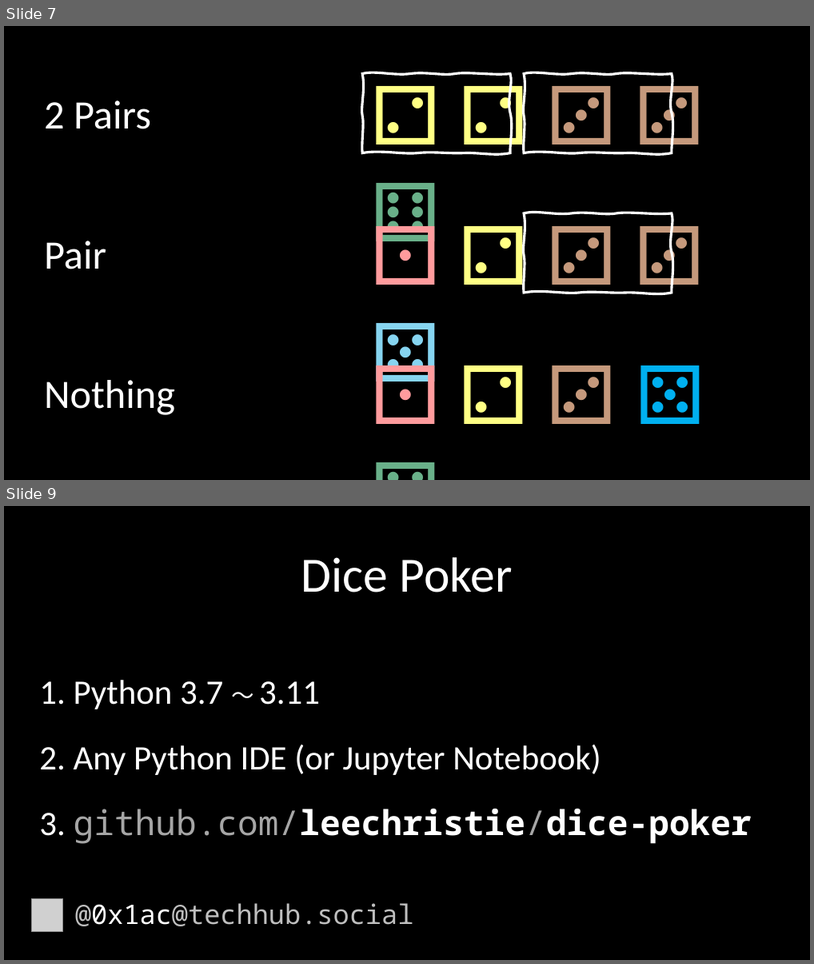
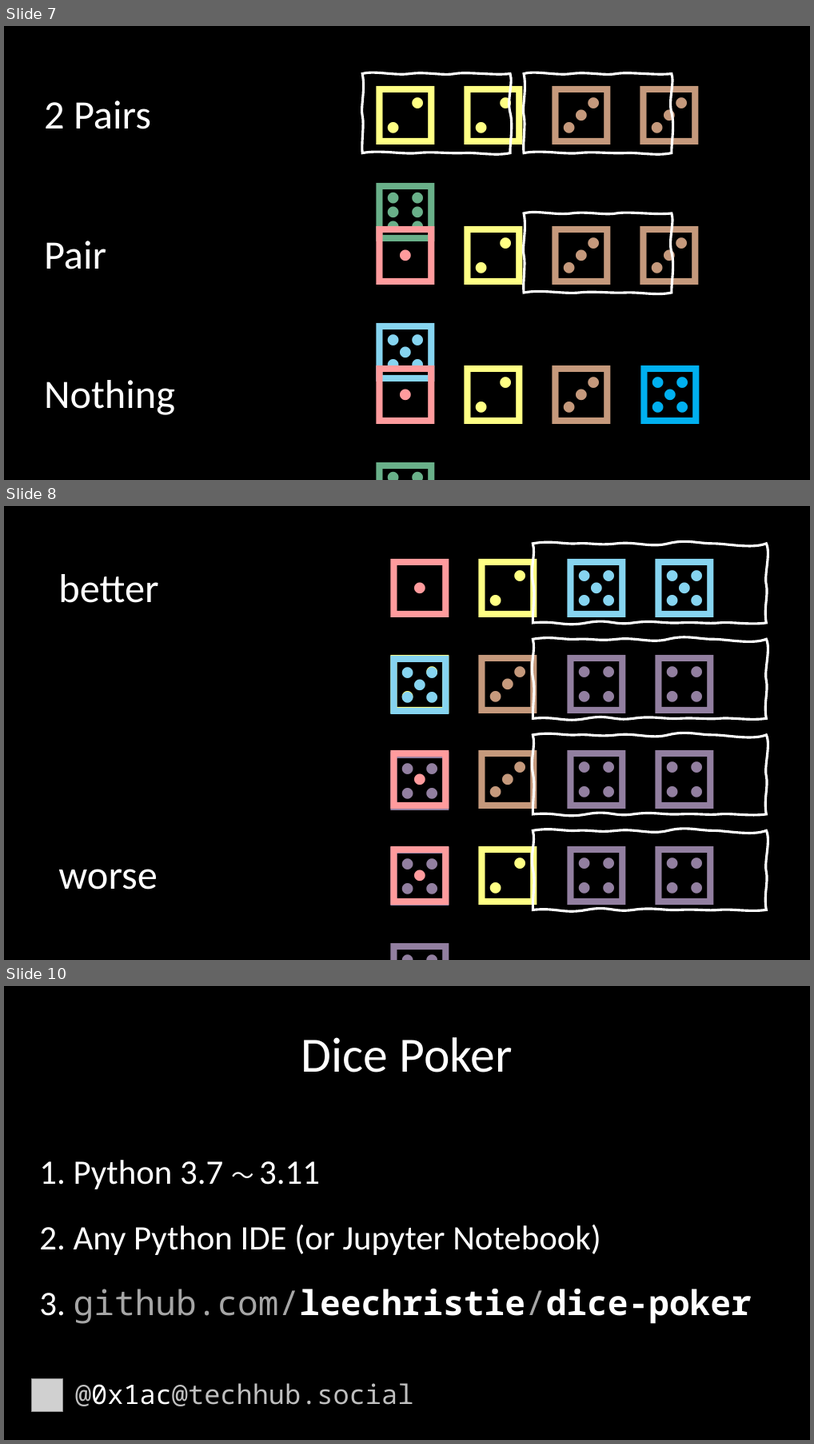
Before and after one commit to leechristie/dice-poker, a slide deck: apug-feb-2023.pptx. Shown one above the other, each under a label of ours: slides 7 and 9 before the commit, slides 7, 8 and 10 after it; the slides between them are not shown. The pictures are 814x964 and 814x1444 pixels, drawn with LibreOffice and Linux fonts; fonts in the diff are those of the drawing; grey boxes stand for pictures. Boxes give left, top, right and bottom in pixels: in the first picture for what was removed or moved away, otherwise in the second. Text is boxed around its words. In the diff, an @@ line names an element or a change of style, - is before the commit and + after.

```diff
--- a/apug-feb-2023.pptx
+++ b/apug-feb-2023.pptx
@@ slide 8 added at [4,506,810,960], background #000000 @@
@@ text added at [378,533,775,639], 72 pt, text #86D4F0 @@
+⚀ ⚁ ⚄ ⚄ ⚄
@@ freeform shape added at [533,543,767,622], outline #FFFFFF 2.25 pt @@
@@ text added at [58,574,158,603], 36 pt, text #FFFFFF @@
+better
@@ text added at [378,628,775,734], 72 pt, text #927FA0 @@
+⚁ ⚂ ⚃ ⚃ ⚃
@@ freeform shape added at [533,639,767,718], outline #FFFFFF 2.25 pt @@
@@ text added at [378,724,775,830], 72 pt, text #927FA0 @@
+⚀ ⚂ ⚃ ⚃ ⚃
@@ freeform shape added at [533,735,767,814], outline #FFFFFF 2.25 pt @@
@@ text added at [378,820,775,926], 72 pt, text #927FA0 @@
+⚀ ⚁ ⚃ ⚃ ⚃
@@ freeform shape added at [533,830,767,909], outline #FFFFFF 2.25 pt @@
@@ text added at [58,868,158,889], 36 pt, text #FFFFFF @@
+worse
@@ what was slide 9 is now slide 10 @@
```
Also in this commit, not shown: 1 slide changed, 2 other files.
